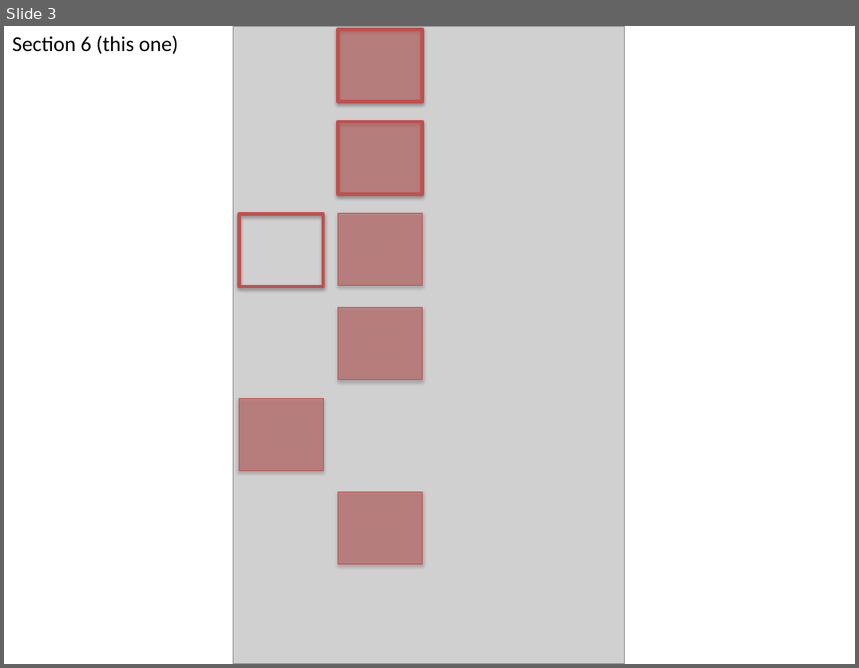
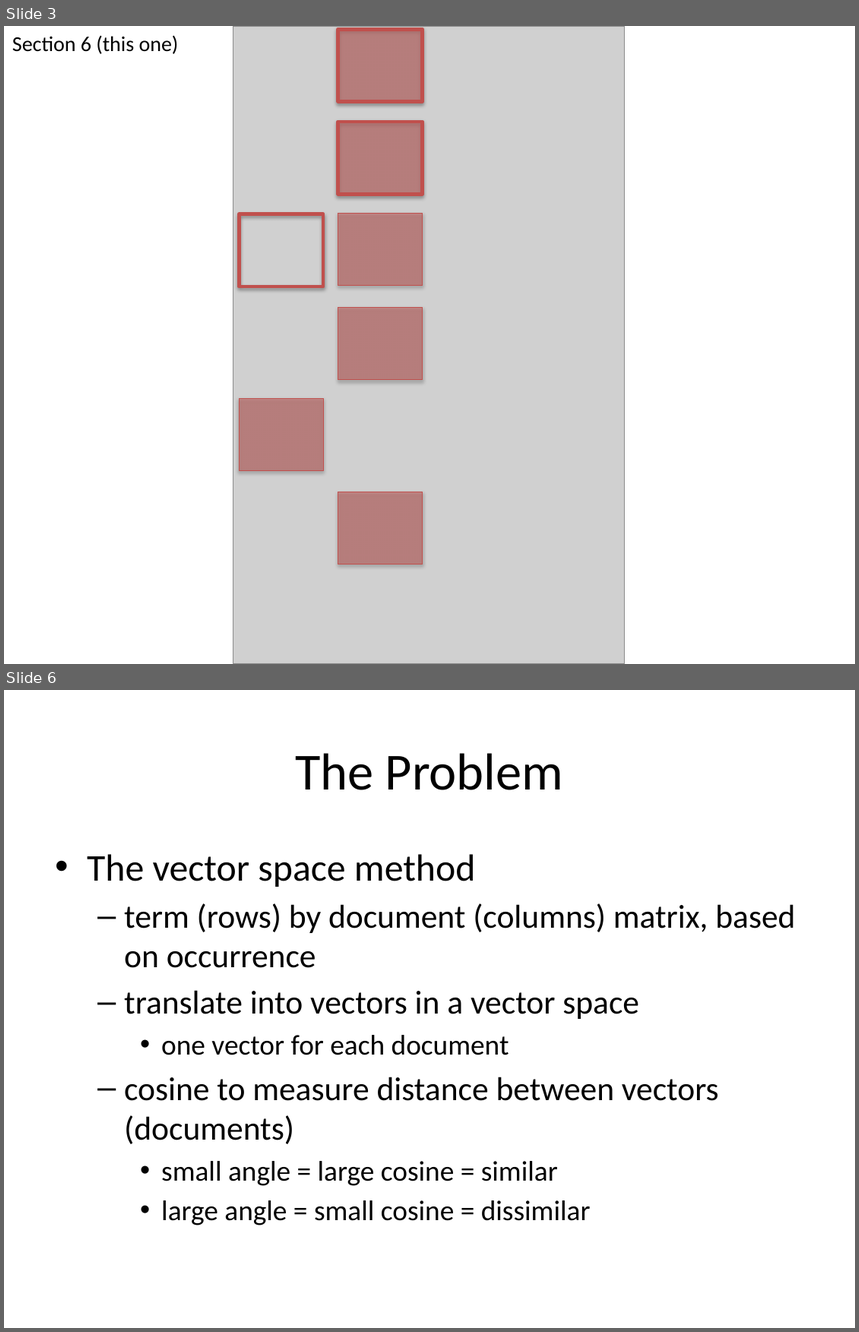
Before and after one commit to allenday/mapr-text-analysis, a slide deck: doc/section6.pptx. Shown one above the other, each under a label of ours: slide 3 before the commit, slides 3 and 6 after it; the slides between them are not shown. The pictures are 859x668 and 859x1332 pixels, drawn with LibreOffice and Linux fonts; fonts in the diff are those of the drawing; grey boxes stand for pictures. Boxes give left, top, right and bottom in pixels: in the first picture for what was removed or moved away, otherwise in the second. Text is boxed around its words. In the diff, an @@ line names an element or a change of style, - is before the commit and + after.

Commit message:
top10 similar output

```diff
--- a/doc/section6.pptx
+++ b/doc/section6.pptx
@@ slide 6 added at [4,690,855,1328], background #FFFFFF @@
@@ title added at [295,753,563,790], 44 pt, text #000000 @@
+The Problem
@@ text added at [87,854,795,1226], 28 pt, text #000000 @@
+• The vector space method
+  – term (rows) by document (columns) matrix, based on occurrence
+  – translate into vectors in a vector space
+    • one vector for each document
+  – cosine to measure distance between vectors (documents)
+    • small angle = large cosine = similar
+    • large angle = small cosine = dissimilar
```
Also in this commit, not shown: 1 slide changed, 22 other slides added, 6 other files.
